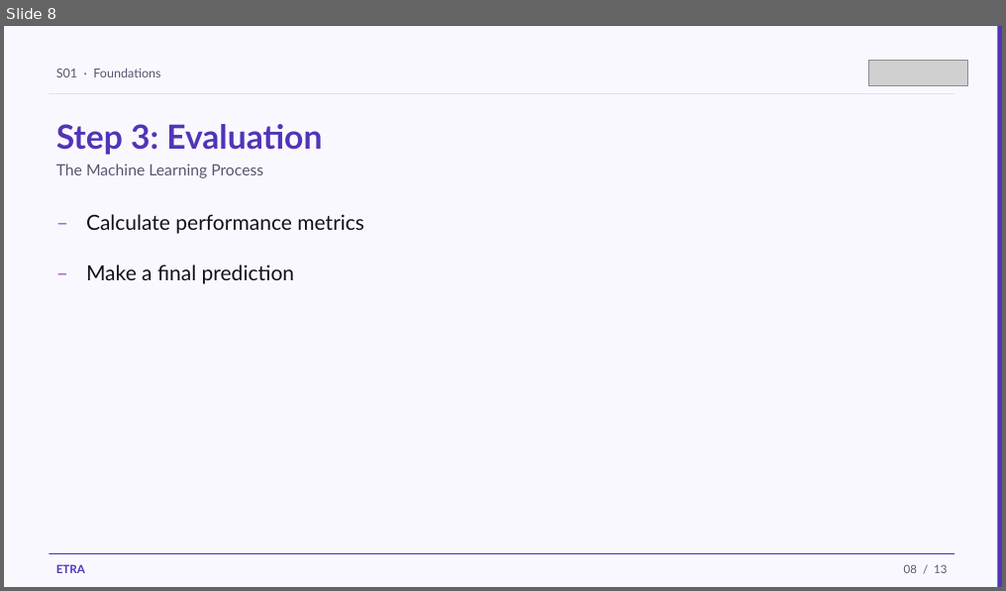
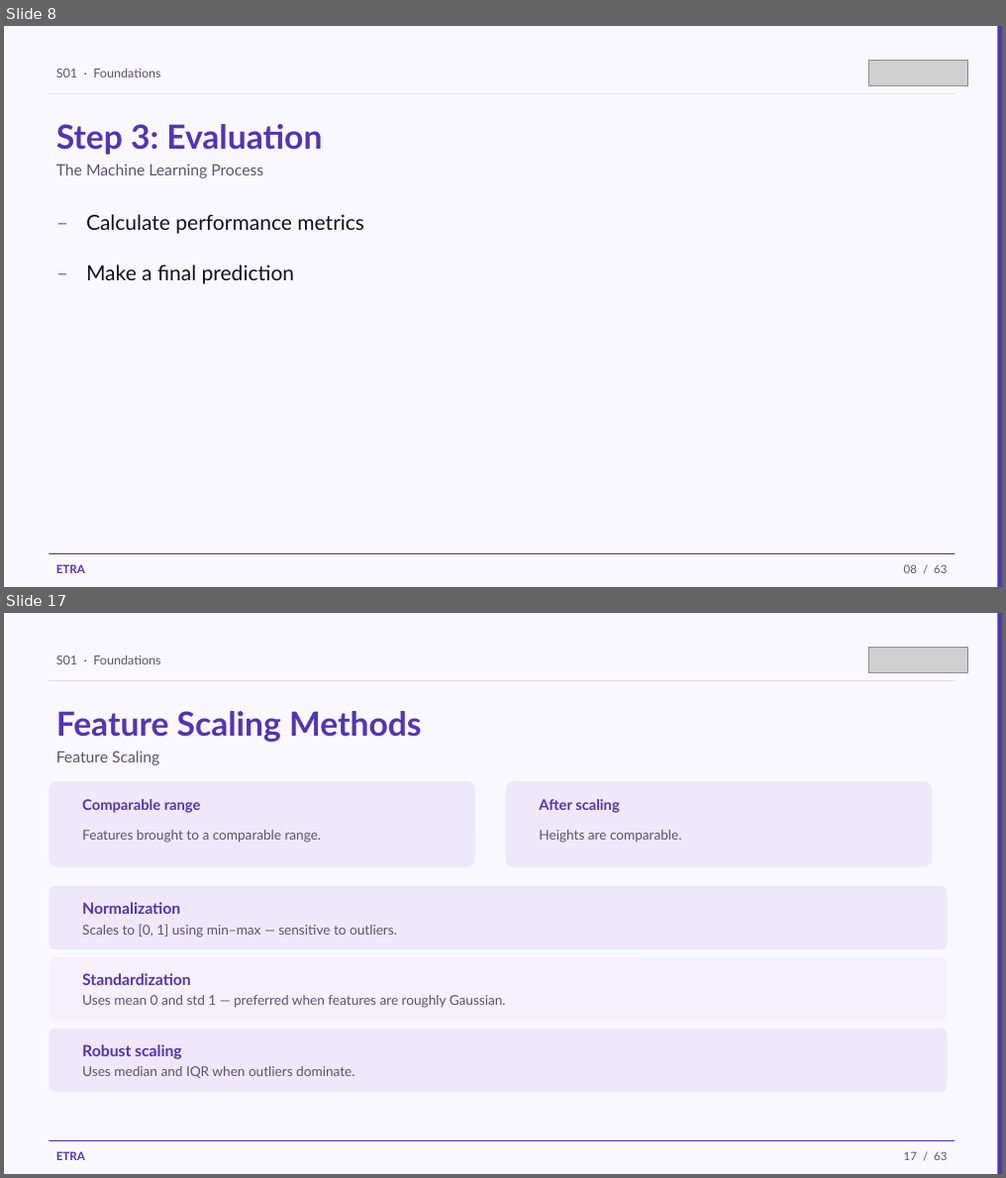
Before and after one commit to iksasa15/AI-ML, a slide deck: web-presentation/pdf-exports/Week1-Session1-Foundations.pptx. Shown one above the other, each under a label of ours: slide 8 before the commit, slides 8 and 17 after it; the slides between them are not shown. The pictures are 1006x591 and 1006x1178 pixels, drawn with LibreOffice and Linux fonts; fonts in the diff are those of the drawing; grey boxes stand for pictures. Boxes give left, top, right and bottom in pixels: in the first picture for what was removed or moved away, otherwise in the second. Text is boxed around its words. In the diff, an @@ line names an element or a change of style, - is before the commit and + after.

Commit message:
feat: add detailed data preprocessing and feature scaling content to PowerPoint generation script, enhancing educational resources

```diff
--- a/web-presentation/pdf-exports/Week1-Session1-Foundations.pptx
+++ b/web-presentation/pdf-exports/Week1-Session1-Foundations.pptx
@@ slide 17 added at (4,613,1002,1174), background #FAF8FF @@
@@ rectangle added at (997,613,1002,1174), fill #5234B7 @@
@@ text added at (56,655,160,664), 12 pt, text #5A5470 @@
+S01 · Foundations
@@ picture added at (868,647,967,672) @@
@@ rectangle added at (49,680,954,681), fill #E4DCF4 @@
@@ text added at (56,711,422,742), 32 pt, text #5234B7, bold @@
+Feature Scaling Methods
@@ text added at (56,751,159,765), 15 pt, text #5A5470 @@
+Feature Scaling
@@ rounded rectangle added at (49,781,475,867), fill #EEE8FA @@
@@ rounded rectangle added at (506,781,933,867), fill #EEE8FA @@
@@ text added at (82,799,201,813), 14 pt, text #5234B7, bold @@
+Comparable range
@@ text added at (539,799,619,813), 14 pt, text #5234B7, bold @@
+After scaling
@@ text added at (82,830,322,843), 13 pt, text #5A5470 @@
+Features brought to a comparable range.
@@ text added at (539,830,682,843), 13 pt, text #5A5470 @@
+Heights are comparable.
@@ rounded rectangle added at (49,886,947,950), fill #EEE8FA @@
@@ text added at (82,902,180,914), 15 pt, text #5234B7, bold @@
+Normalization
@@ text added at (82,924,397,938), 13 pt, text #5A5470 @@
+Scales to [0, 1] using min–max — sensitive to outliers.
@@ rounded rectangle added at (49,958,947,1021), fill #F5F1FC @@
@@ text added at (82,973,191,985), 15 pt, text #5234B7, bold @@
+Standardization
@@ text added at (82,995,506,1008), 13 pt, text #5A5470 @@
+Uses mean 0 and std 1 — preferred when features are roughly Gaussian.
@@ rounded rectangle added at (49,1029,947,1092), fill #EEE8FA @@
@@ text added at (82,1045,182,1059), 15 pt, text #5234B7, bold @@
+Robust scaling
@@ text added at (82,1066,354,1078), 13 pt, text #5A5470 @@
+Uses median and IQR when outliers dominate.
@@ rectangle added at (49,1141,954,1142), fill #5234B7 @@
@@ text added at (56,1152,85,1160), 11 pt, text #5234B7, bold @@
+ETRA
@@ text added at (904,1152,946,1160), 11 pt, text #5A5470 @@
+17 / 63
@@ slide 8 changed as well @@
@@ text at (904,565,946,573): text changed @@
-08 / 13
+08 / 63
```
Also in this commit, not shown: 7 other slides changed, 53 other slides added, 4 slides removed, 2 other files.
